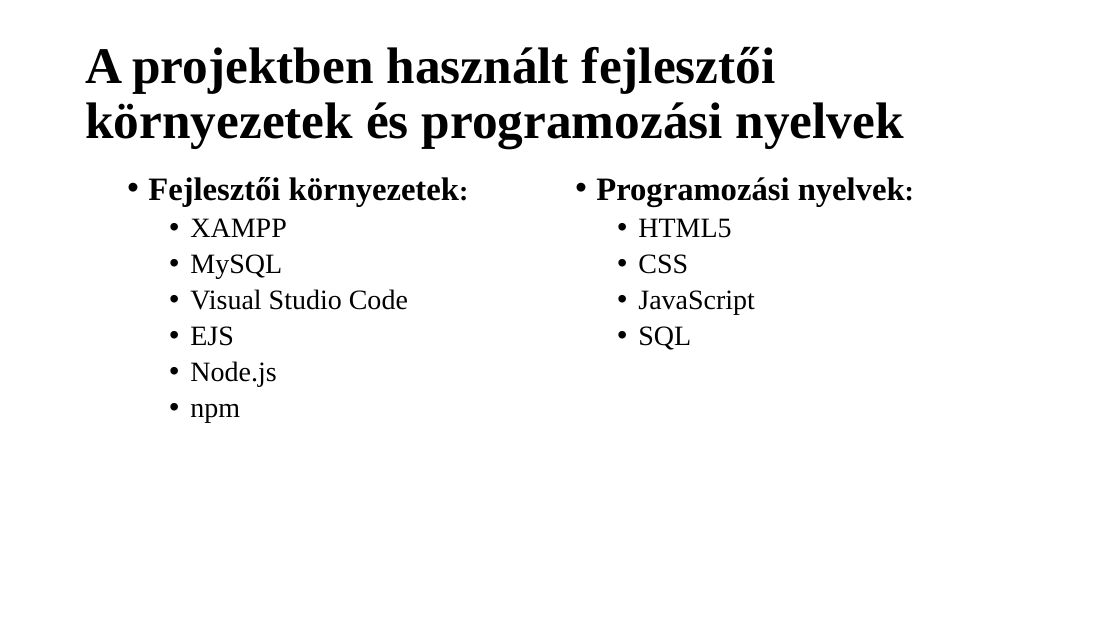
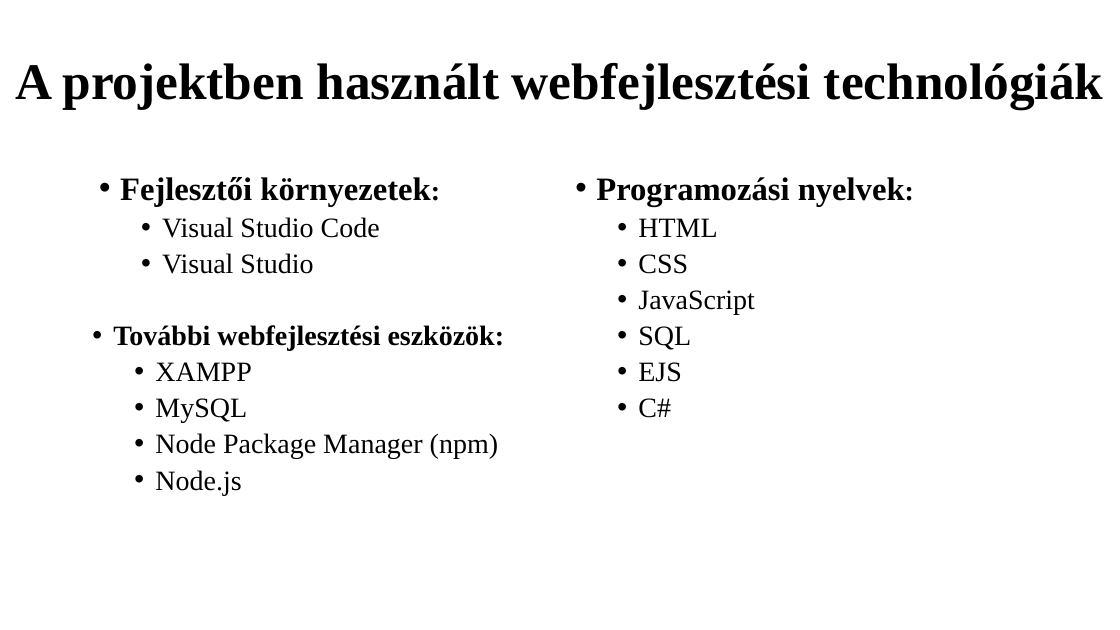
Before and after one commit to K0RN3L07/ParKing, a slide deck: slide 4 of Dokumentáció/ParKing-prezentacio.pptx. Drawn at 1120x630 pixels with LibreOffice and Linux fonts; fonts in the diff are those of the drawing. Boxes give left, top, right and bottom in pixels: in the first picture for what was removed or moved away, otherwise in the second. Text is boxed around its words. In the diff, an @@ line names an element or a change of style, - is before the commit and + after.

Commit message:
updated ppt

```diff
--- a/Dokumentáció/ParKing-prezentacio.pptx
+++ b/Dokumentáció/ParKing-prezentacio.pptx
@@ title at [15,63,1103,110]: text changed @@
-A projektben használt fejlesztői környezetek és programozási nyelvek
+A projektben használt webfejlesztési technológiák
@@ text "Fejlesztői környezetek:": place and size @@
-text "Fejlesztői környezetek:" at [148,177,459,422]
+text "Fejlesztői környezetek:" at [120,177,430,274]
@@ text at [190,218,286,278]: paragraphs removed @@
-    • XAMPP
-    • MySQL
@@ text at [638,218,717,237]: text changed @@
-  • HTML5
+  • HTML
@@ text at [162,253,313,274]: text changed @@
-    • EJS
-    • Node.js
-    • npm
+    • Visual Studio
@@ text added at [113,325,505,495], 24 pt, text #000000 @@
+• További webfejlesztési eszközök:
+  • XAMPP
+  • MySQL
+  • Node Package Manager (npm)
+  • Node.js
@@ text at [638,362,682,418]: paragraphs added @@
+  • EJS
+  • C#
```
Also in this commit, not shown: 10 other slides changed, 4 slides added.
